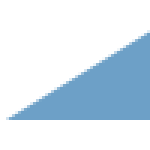
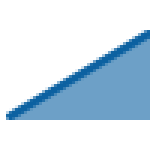
Two versions of the same layered image (150x150). Layer-by-layer changes:
added layer "Rounded Rectangle 1" above "Rectangle 1" over [6, 30, 150, 120]
